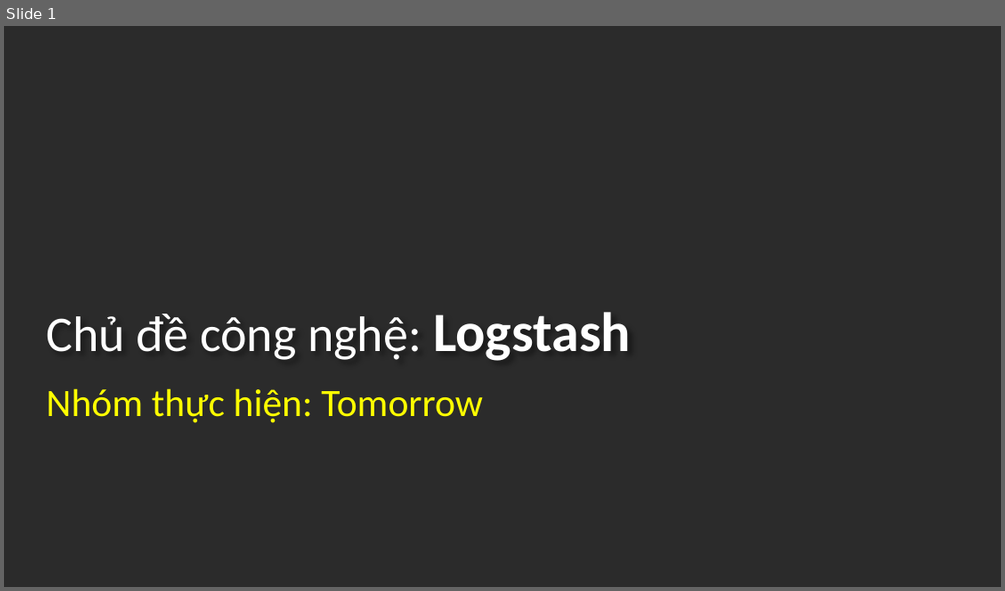
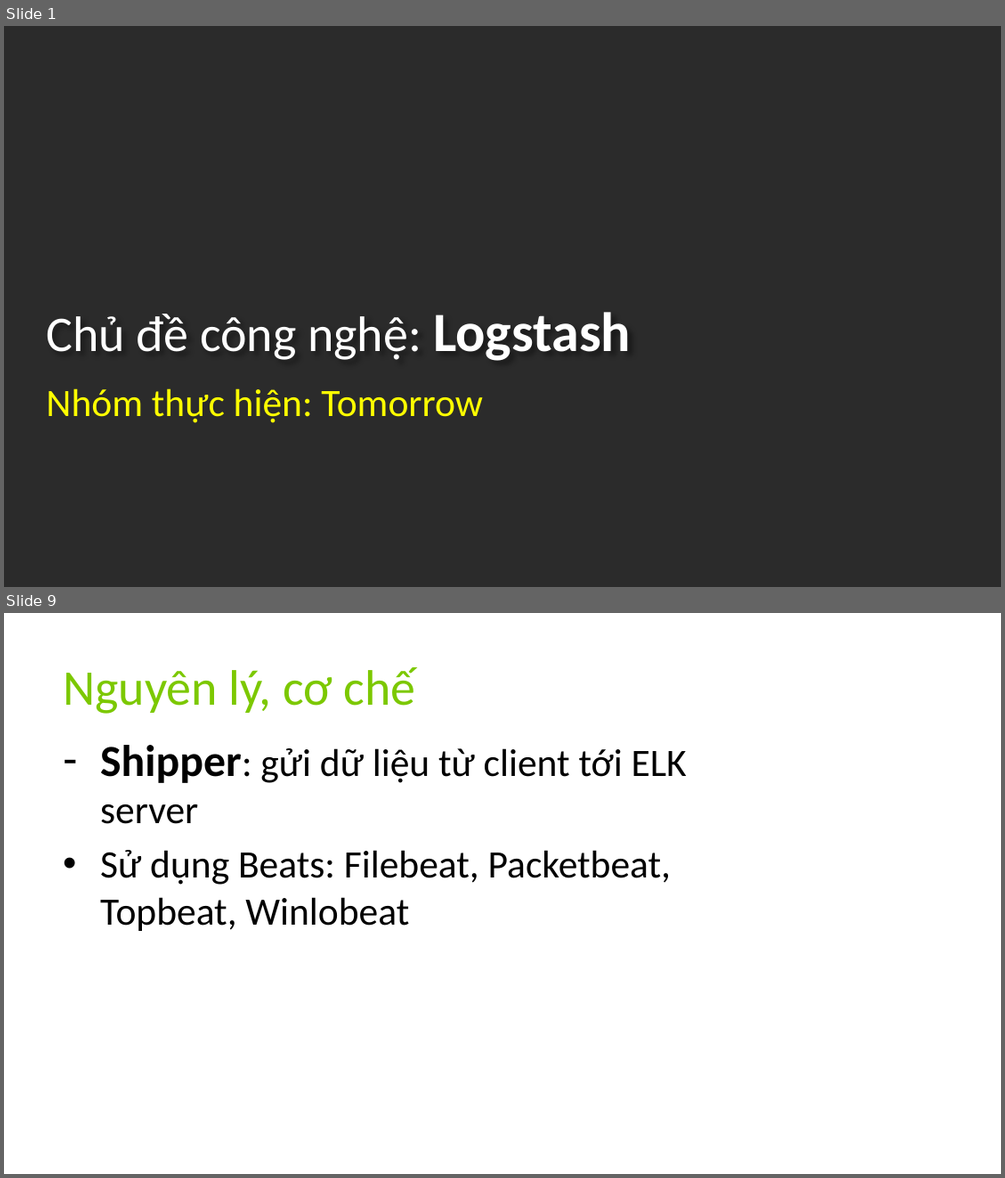
Before and after one commit to 1412574/Tomorrow_QuanLyXeKhach, a slide deck: LogStash/Slide_Logstash.pptx. Shown one above the other, each under a label of ours: slide 1 before the commit, slides 1 and 9 after it; the slides between them are not shown. The pictures are 1005x591 and 1005x1178 pixels, drawn with LibreOffice and Linux fonts; fonts in the diff are those of the drawing; background and template pictures are left out; a plain dark background stands for a picture behind light text. Boxes give left, top, right and bottom in pixels: in the first picture for what was removed or moved away, otherwise in the second. Text is boxed around its words. In the diff, an @@ line names an element or a change of style, - is before the commit and + after.

```diff
--- a/LogStash/Slide_Logstash.pptx
+++ b/LogStash/Slide_Logstash.pptx
@@ slide 9 added at [4, 613, 1001, 1174], background picture (left out) @@
@@ title added at [63, 667, 416, 714], 36 pt, text #7CC800 @@
+Nguyên lý, cơ chế
@@ text added at [100, 745, 687, 931], 28 pt, text #000000 @@
+– Shipper: gửi dữ liệu từ client tới ELK server
+• Sử dụng Beats: Filebeat, Packetbeat, Topbeat, Winlobeat
```
Also in this commit, not shown: 2 slides changed, 11 other slides added, 6 slides removed.
